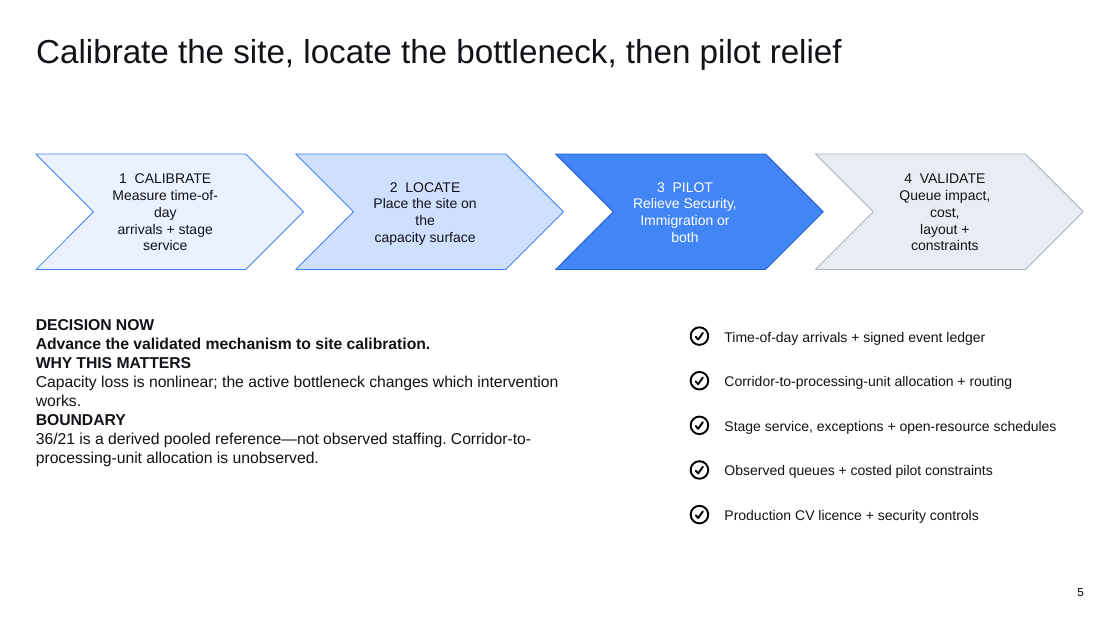
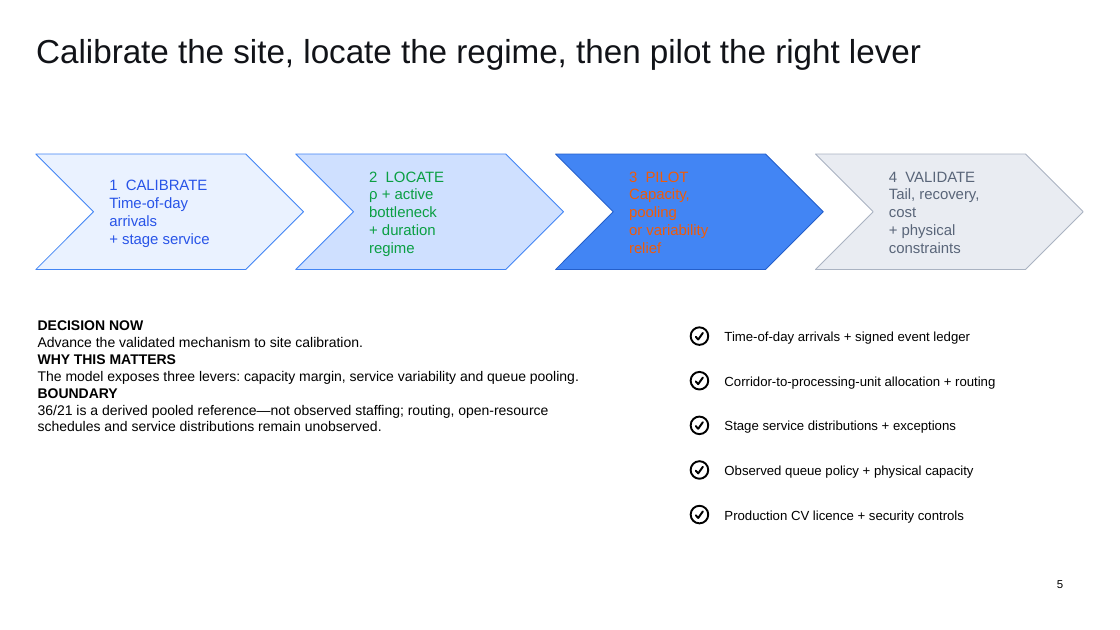
Before and after one commit to wangyu211/htx-checkpoint-simulation, a slide deck: slide 5 of slides/HTX_Task4_Operational_Insights.pptx. Drawn at 1120x630 pixels with LibreOffice and Linux fonts; fonts in the diff are those of the drawing. Boxes give left, top, right and bottom in pixels: in the first picture for what was removed or moved away, otherwise in the second. Text is boxed around its words. In the diff, an @@ line names an element or a change of style, - is before the commit and + after.

```diff
--- a/slides/HTX_Task4_Operational_Insights.pptx
+++ b/slides/HTX_Task4_Operational_Insights.pptx
@@ text at (36,39,921,69): text changed @@
-Calibrate the site, locate the bottleneck, then pilot relief
+Calibrate the site, locate the regime, then pilot the right lever
@@ text in chevron at (109,179,207,190): size 12 to 12.8 pt, text colour #111318 to #2854E8 in "1 CALIBRATE"; alignment centre to left @@
@@ text in chevron at (369,171,444,182): size 12 to 12.8 pt, text colour #111318 to #0A9F43 in "2 LOCATE"; alignment centre to left @@
@@ text in chevron at (629,171,689,182): size 12 to 12.8 pt, text colour #FFFFFF to #F05B08 in "3 PILOT"; alignment centre to left @@
@@ text in chevron at (889,171,975,182): size 12 to 12.8 pt, text colour #111318 to #596579 in "4 VALIDATE"; alignment centre to left @@
@@ text in chevron at (109,197,210,247): text changed; size 12 to 12.8 pt; text colour #111318 to #2854E8 @@
-Measure time-of-day
-arrivals + stage service
+Time-of-day arrivals
++ stage service
@@ text in chevron at (369,188,437,256): text changed; size 12 to 12.8 pt; text colour #111318 to #0A9F43 @@
-Place the site on the
-capacity surface
+ρ + active bottleneck
++ duration regime
@@ text in chevron at (629,188,708,253): text changed; size 12 to 12.8 pt; text colour #FFFFFF to #F05B08 @@
-Relieve Security,
-Immigration or both
+Capacity, pooling
+or variability relief
@@ text in chevron at (889,188,979,253): text changed; size 12 to 12.8 pt; text colour #111318 to #596579 @@
-Queue impact, cost,
-layout + constraints
+Tail, recovery, cost
++ physical constraints
@@ text at (38,320,363,398): size 13.5 to 12 pt, text colour #111318 to #000000 in "DECISION NOW", "Advance the validated mechanism to site calibration.", "WHY THIS MATTERS", "BOUNDARY"; bold off in "Advance the validated mechanism to site calibration." @@
@@ text at (38,371,579,384): text changed; size 13.5 to 12 pt; text colour #111318 to #000000 @@
-Capacity loss is nonlinear; the active bottleneck changes which intervention works.
+The model exposes three levers: capacity margin, service variability and queue pooling.
@@ text at (38,405,548,431): text changed; size 13.5 to 12 pt; text colour #111318 to #000000 @@
-36/21 is a derived pooled reference—not observed staffing. Corridor-to-processing-unit allocation is unobserved.
+36/21 is a derived pooled reference—not observed staffing; routing, open-resource schedules and service distributions remain unobserved.
@@ text at (724,420,956,433): text changed; size 12 to 11.2 pt; text colour #111318 to #000000 @@
-Stage service, exceptions + open-resource schedules
+Stage service distributions + exceptions
@@ text at (724,465,973,478): text changed; size 12 to 11.2 pt; text colour #111318 to #000000 @@
-Observed queues + costed pilot constraints
+Observed queue policy + physical capacity
@@ size 12 to 11.2 pt, text colour #111318 to #000000 in 3 elements at (724,331,970,344), (724,376,995,389), (724,510,964,523) @@
@@ text "5" at (1057,580,1063,588): size 10 to 9.8 pt; alignment right to centre; vertical alignment bottom to top @@
```
Also in this commit, not shown: 3 other slides changed, 1 slide added, 1 slide removed, 6 other files.
